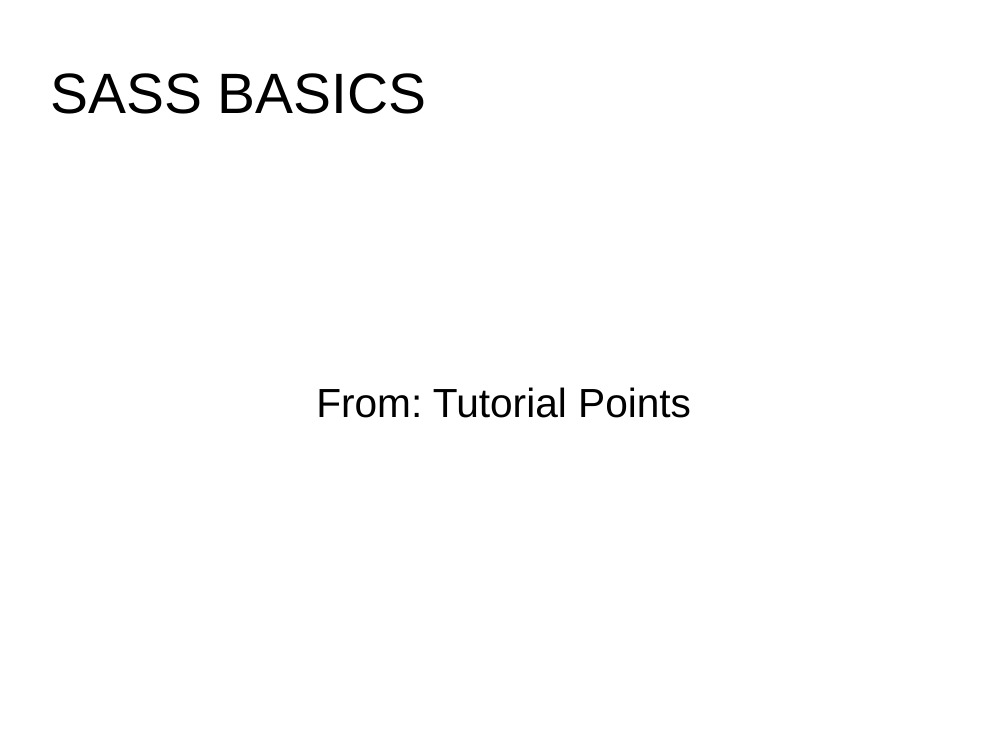
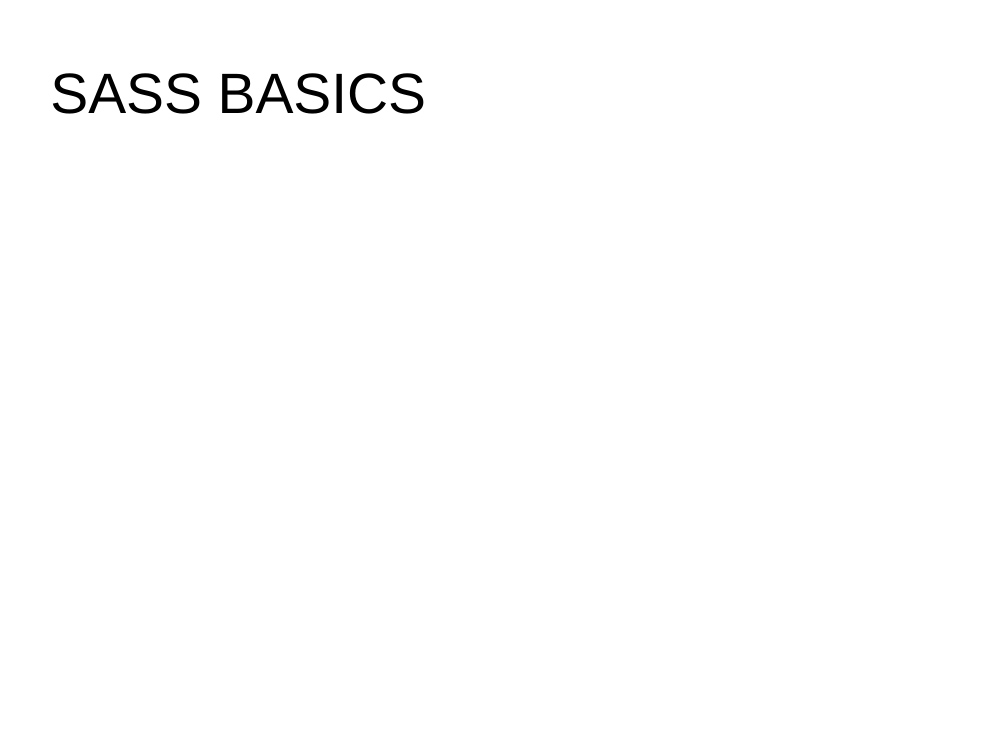
Before and after one commit to anumsh/SASS-Basics, a slide deck: slide 1 of SASS_basics.odp. Drawn at 1008x756 pixels with LibreOffice and Linux fonts; fonts in the diff are those of the drawing; background and template pictures are left out. Boxes give left, top, right and bottom in pixels: in the first picture for what was removed or moved away, otherwise in the second. Text is boxed around its words. In the diff, an @@ line names an element or a change of style, - is before the commit and + after.

Commit message:
edit: update the content

```diff
--- a/SASS_basics.odp
+++ b/SASS_basics.odp
@@ subtitle removed at [316, 387, 691, 418] @@
-From: Tutorial Points
```
